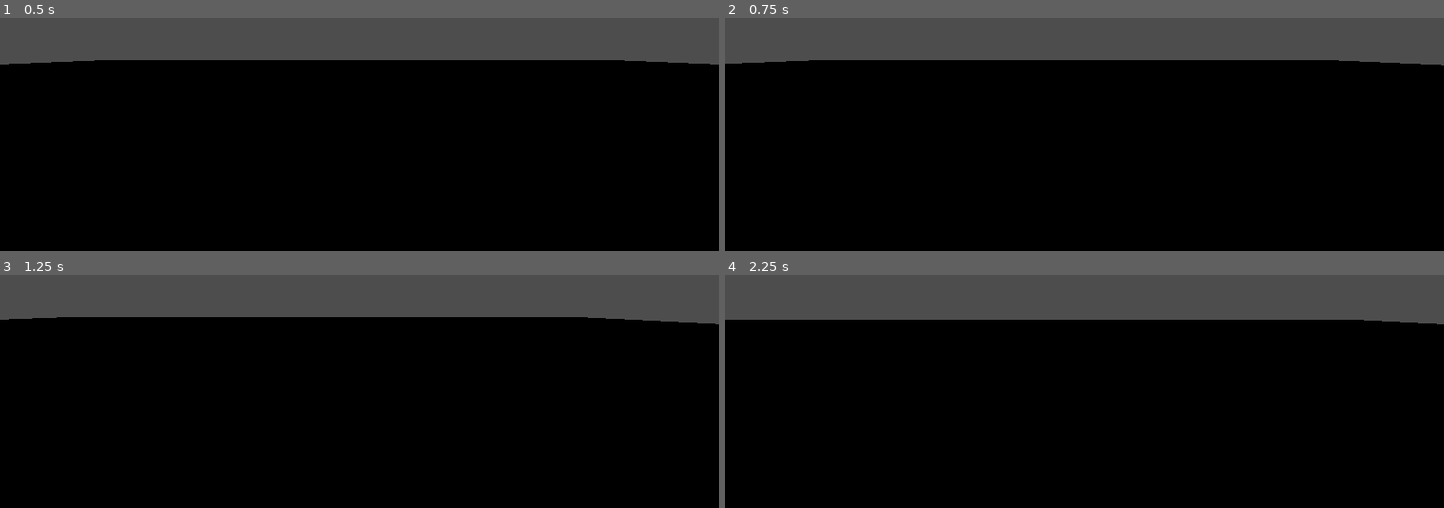
Above: before the commit, frames 1-4 (two rows, left to right).
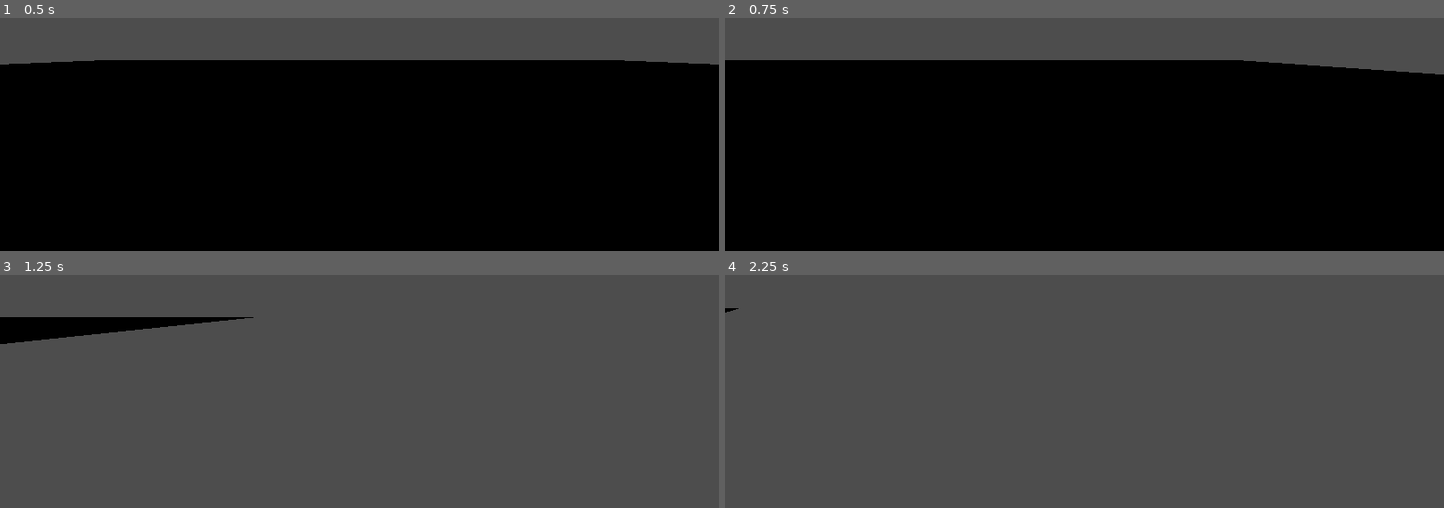
Above: after the commit, the same moments.

Repository: DnumdeYevoc/PooPee-Portal
Game: Godot game, scene res://Game.tscn
Same seed, same stepped clock (60 frames per second), same inputs: the game is played once before the commit and once after it.
Inputs (mouse positions are in pixels of both pictures, inside the frame that each line leads up to):
- Up to frame 1 (0.5 s): no input
- Up to frame 2 (0.75 s): tap Enter at 0.5 s; move the mouse to (1242, 29) at 0.52 s; hold D (Right) from 0.53 s (still down); click (1242, 29) at 0.67 s
- Up to frame 3 (1.25 s): keep holding D (Right)
- Up to frame 4 (2.25 s): move the mouse to (1048, 307) at 1.27 s; release D (Right) at 1.28 s; hold W (Forward) from 1.28 s (still down); move the mouse to (1098, 298) at 2.02 s

Frame 1 is identical in both runs. In frame 2, 0.8% of the frame differs, in the area x 0-100%, y 18-25%; in frame 3, 80%; in frame 4, 81%, in the area x 0-100%, y 14-100%.
Error before the commit: Invalid operands 'Callable' and 'float' in operator '-'. (res://Player.gd:14)

Commit message:
basic movement (no jumping)

Diff:
--- a/finalproject/Player.gd
+++ b/finalproject/Player.gd
@@ -1,8 +1,12 @@
 extends CharacterBody3D
-var speed : float = 300.0
+var speed : int = 3000
+var sens : int = 3 #Sensitivity
+
+
 
 @onready var neck = $Neck
 @onready var cam = $Neck/Camera3D2
+
 
 func _unhandled_input(event: InputEvent) -> void:
 	if event is InputEventMouseButton:
@@ -11,12 +15,11 @@
 		Input.set_mouse_mode(Input.MOUSE_MODE_VISIBLE)
 	if Input.get_mouse_mode() == Input.MOUSE_MODE_CAPTURED:
 		if event is InputEventMouseMotion:
-			neck.rotate_y-(event.relative.x *0.01)
-			cam.rotate_x(-event.relative.y *0.01)
-
+			neck.rotate_y(-event.relative.x *0.001*sens)
+			cam.rotate_x(-event.relative.y *0.001*sens)
+			cam.rotation.x = clamp(cam.rotation.x, deg_to_rad(-30), deg_to_rad(60))
 func _physics_process(delta: float) -> void:
-	var dir : Vector3 = Vector3( Input.get_action_strength("Forward")-Input.get_action_strength("Backward") , 0, Input.get_action_strength("Right")-Input.get_action_strength("Left"))
+	var dir : Vector3 = (neck.transform.basis * Vector3(  Input.get_action_strength("Right")-Input.get_action_strength("Left") , 0,Input.get_action_strength("Backward")-Input.get_action_strength("Forward"))).normalized()
 
 	velocity = Vector3(dir*speed*delta)
-	print(dir)
 	move_and_slide()
